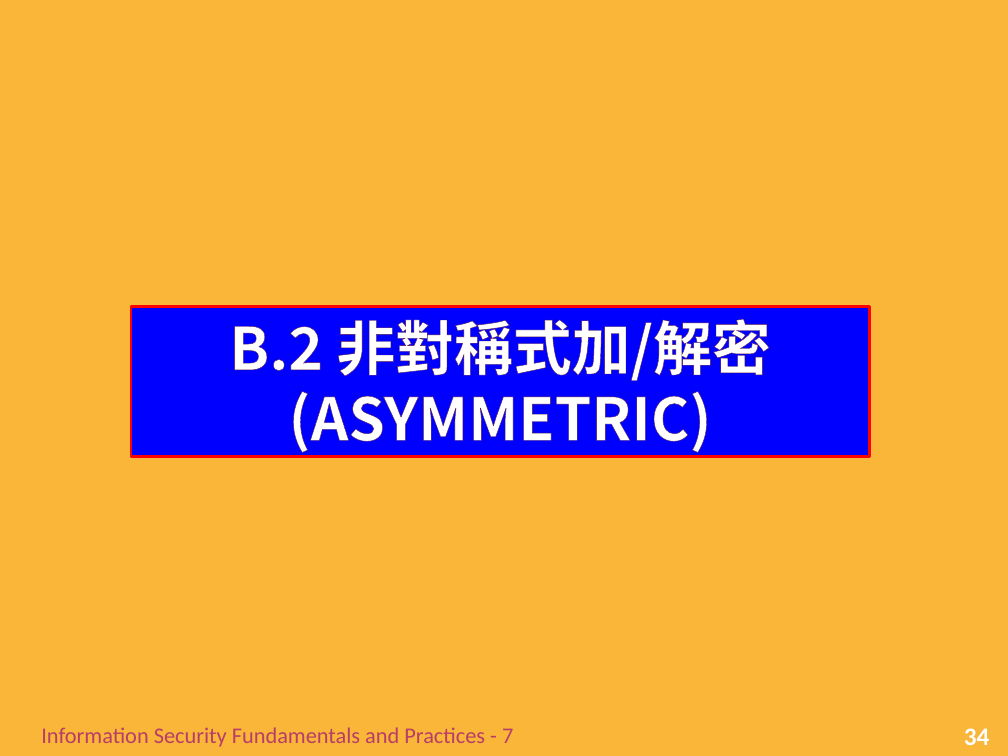
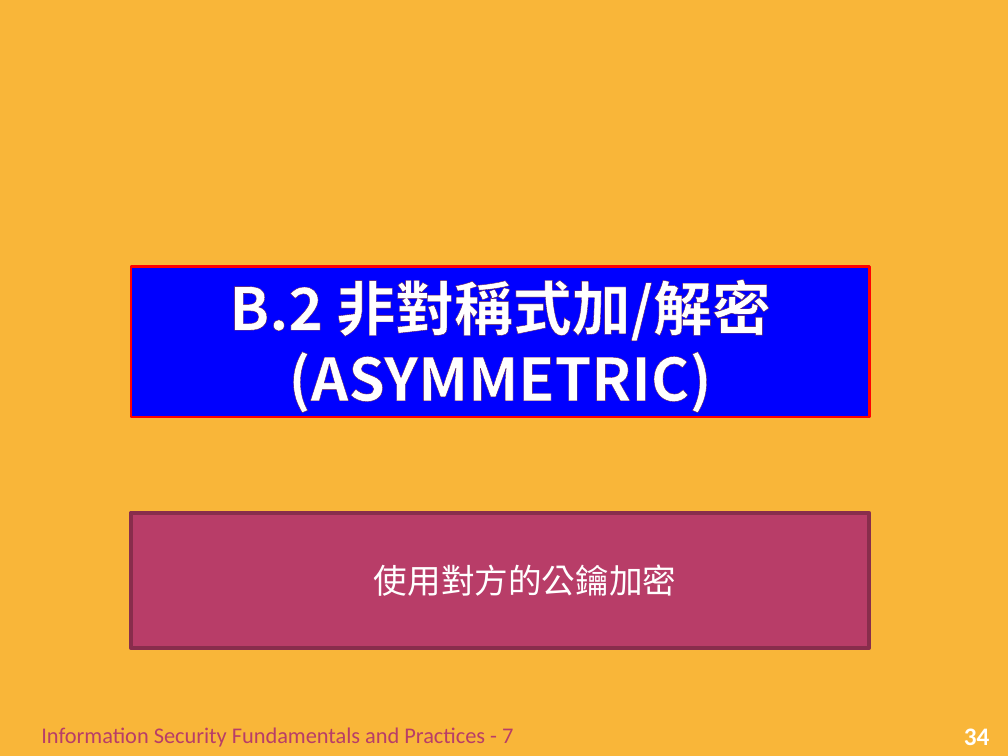
Before and after one commit to chih-chengwu/Information-Security-Markdown, a slide deck: slide 34 of 正本/Ch6_基礎密碼學(潘天佑的第7章).pptx. Drawn at 1008x756 pixels with LibreOffice and Linux fonts; fonts in the diff are those of the drawing; background and template pictures are left out. Boxes give left, top, right and bottom in pixels: in the first picture for what was removed or moved away, otherwise in the second. Text is boxed around its words. In the diff, an @@ line names an element or a change of style, - is before the commit and + after.

```diff
--- a/正本/Ch6_基礎密碼學(潘天佑的第7章).pptx
+++ b/正本/Ch6_基礎密碼學(潘天佑的第7章).pptx
@@ title "B.2 非對稱式加/解密 (ASYMMETRIC)": place and size @@
-title "B.2 非對稱式加/解密 (ASYMMETRIC)" at bbox=[131, 306, 869, 457]
+title "B.2 非對稱式加/解密 (ASYMMETRIC)" at bbox=[131, 267, 869, 417]
@@ rectangle added at bbox=[131, 513, 869, 648], fill #B83D68, outline #882D4D 3.15 pt, 24 pt, text #FFFFFF @@
+  使用對方的公鑰加密
```
Also in this commit, not shown: 18 other slides changed, 2 slides added, 2 slides removed, 5 other files.
